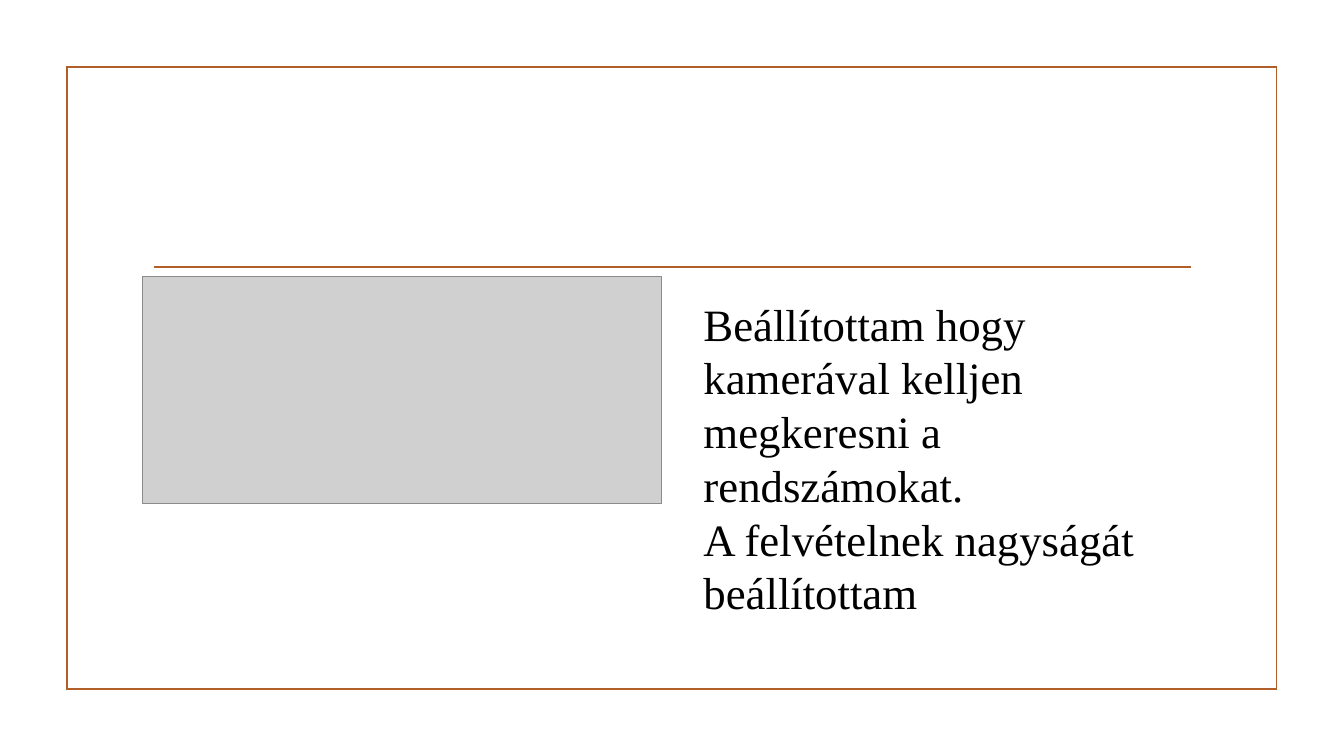
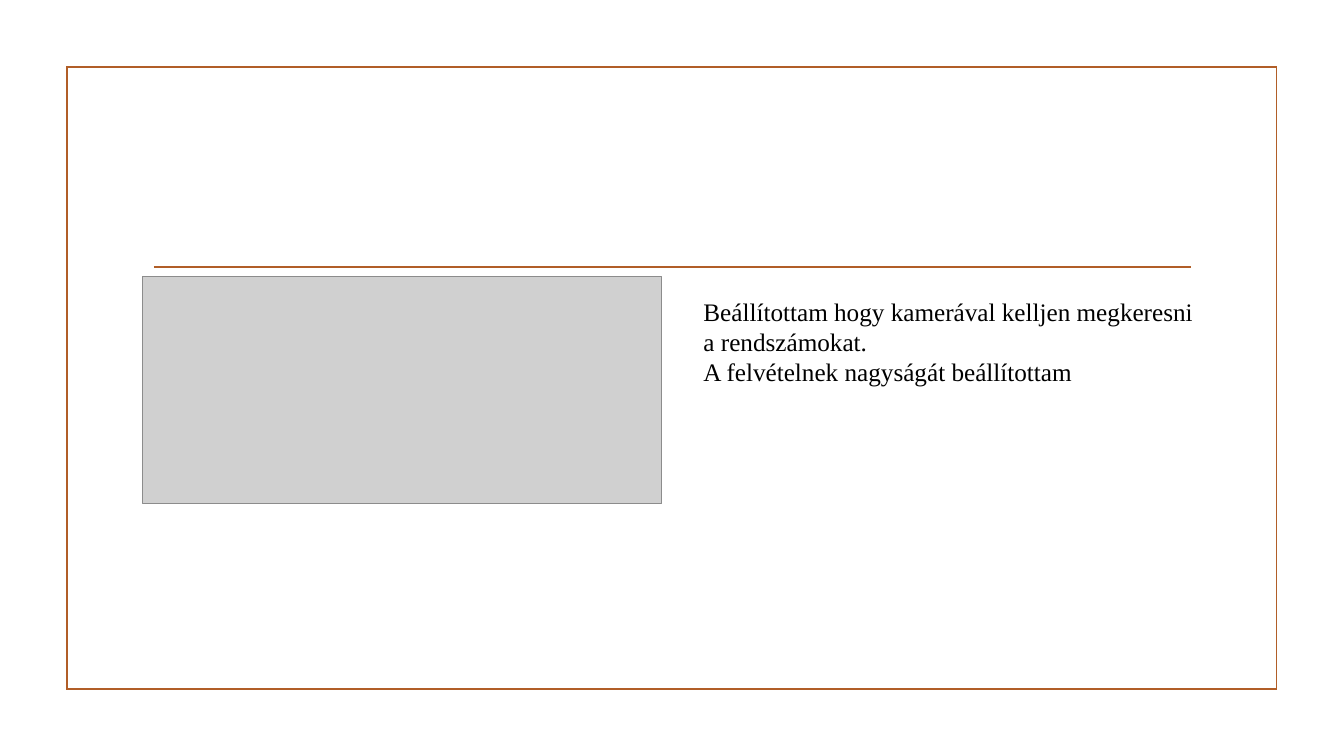
Before and after one commit to MolnarMark-HUN/Project, a slide deck: slide 6 of Projekt prezi.pptx. Drawn at 1344x756 pixels with LibreOffice and Linux fonts; fonts in the diff are those of the drawing; grey boxes stand for pictures; background and template pictures are left out. Boxes give left, top, right and bottom in pixels: in the first picture for what was removed or moved away, otherwise in the second. Text is boxed around its words. In the diff, an @@ line names an element or a change of style, - is before the commit and + after.

```diff
--- a/Projekt prezi.pptx
+++ b/Projekt prezi.pptx
@@ text "Beállítottam hogy kamerával kelljen megkeresni ..." at [703, 303, 1193, 387]: size 32 to 18 pt @@
```
Also in this commit, not shown: 6 other slides changed, 9 slides added.
